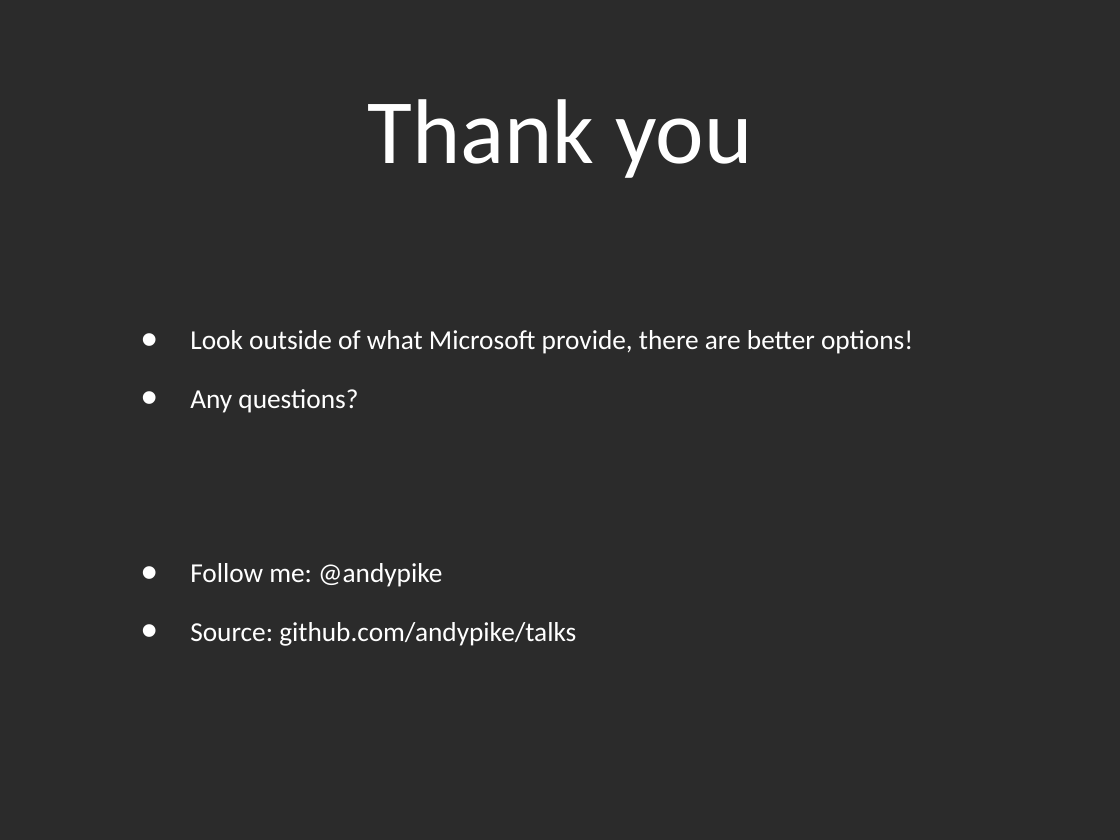
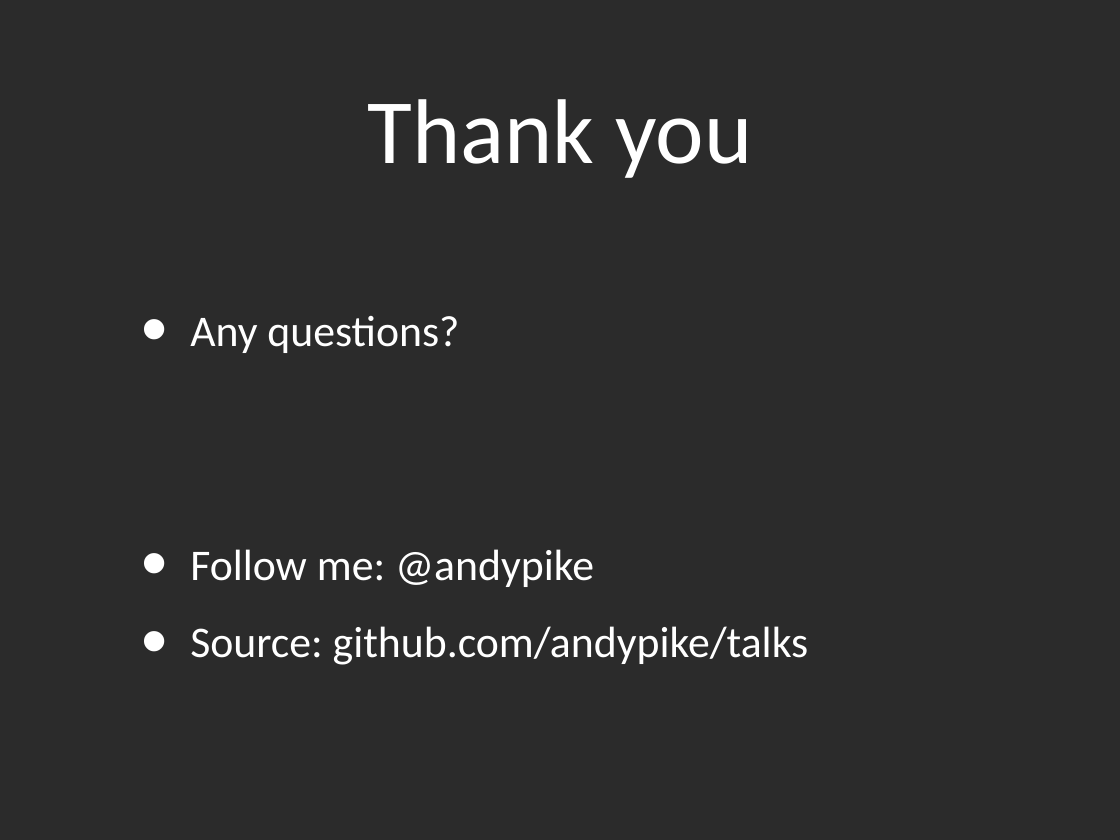
Before and after one commit to andypike/Talks, a slide deck: slide 10 of ORMBattle-Castle-ActiveRecord/ORMBattle-ActiveRecord.ppt (slide 9 before the commit). Drawn at 1120x840 pixels with LibreOffice and Linux fonts; fonts in the diff are those of the drawing; background and template pictures are left out; a plain dark background stands for a picture behind light text. Boxes give left, top, right and bottom in pixels: in the first picture for what was removed or moved away, otherwise in the second. Text is boxed around its words. In the diff, an @@ line names an element or a change of style, - is before the commit and + after.

```diff
--- a/ORMBattle-Castle-ActiveRecord/ORMBattle-ActiveRecord.ppt
+++ b/ORMBattle-Castle-ActiveRecord/ORMBattle-ActiveRecord.ppt
@@ text "Any questions?" at (190,316,809,665): size 25 to 40 pt @@
@@ text at (190,330,913,354): paragraph removed @@
-• Look outside of what Microsoft provide, there are better options!
```
Also in this commit, not shown: 7 other slides changed, 1 slide added, 4 other files.
